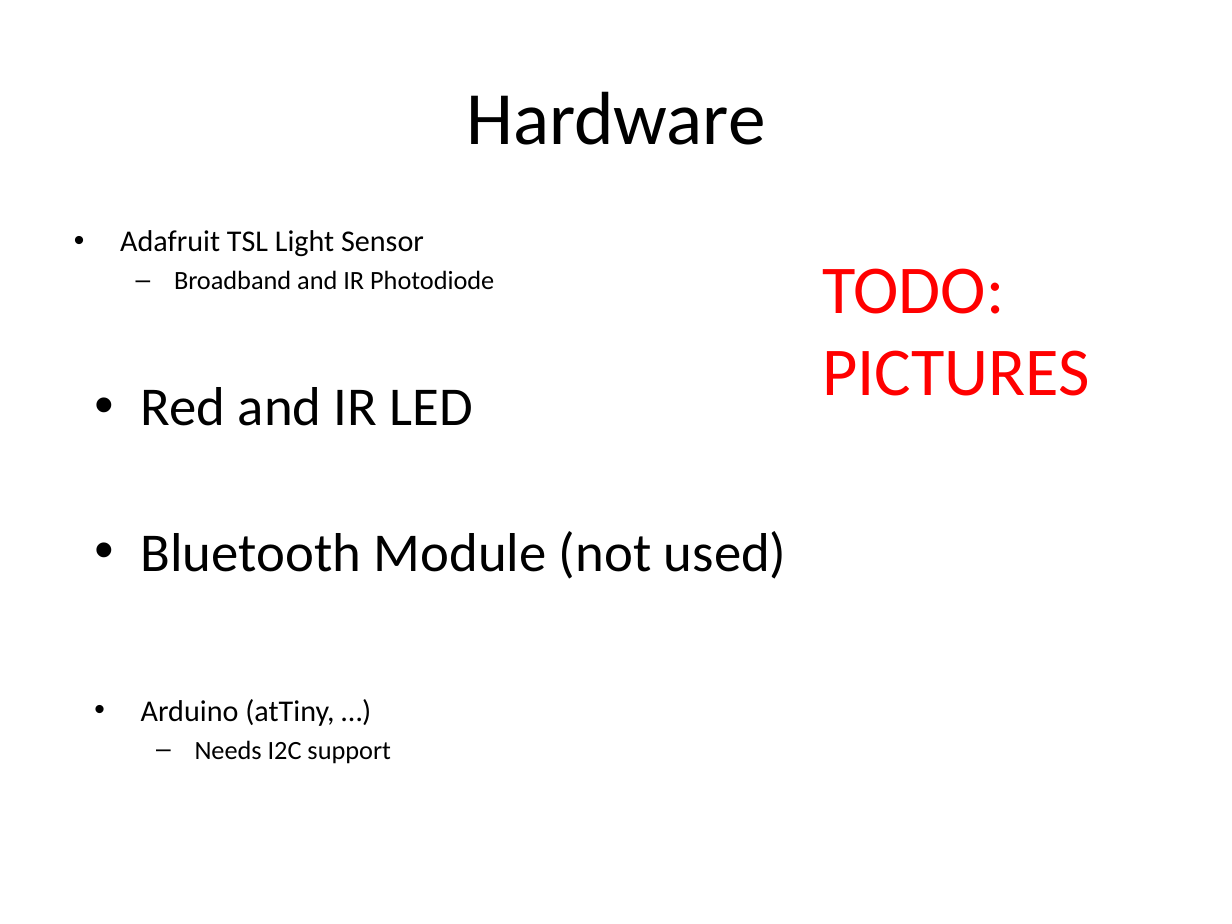
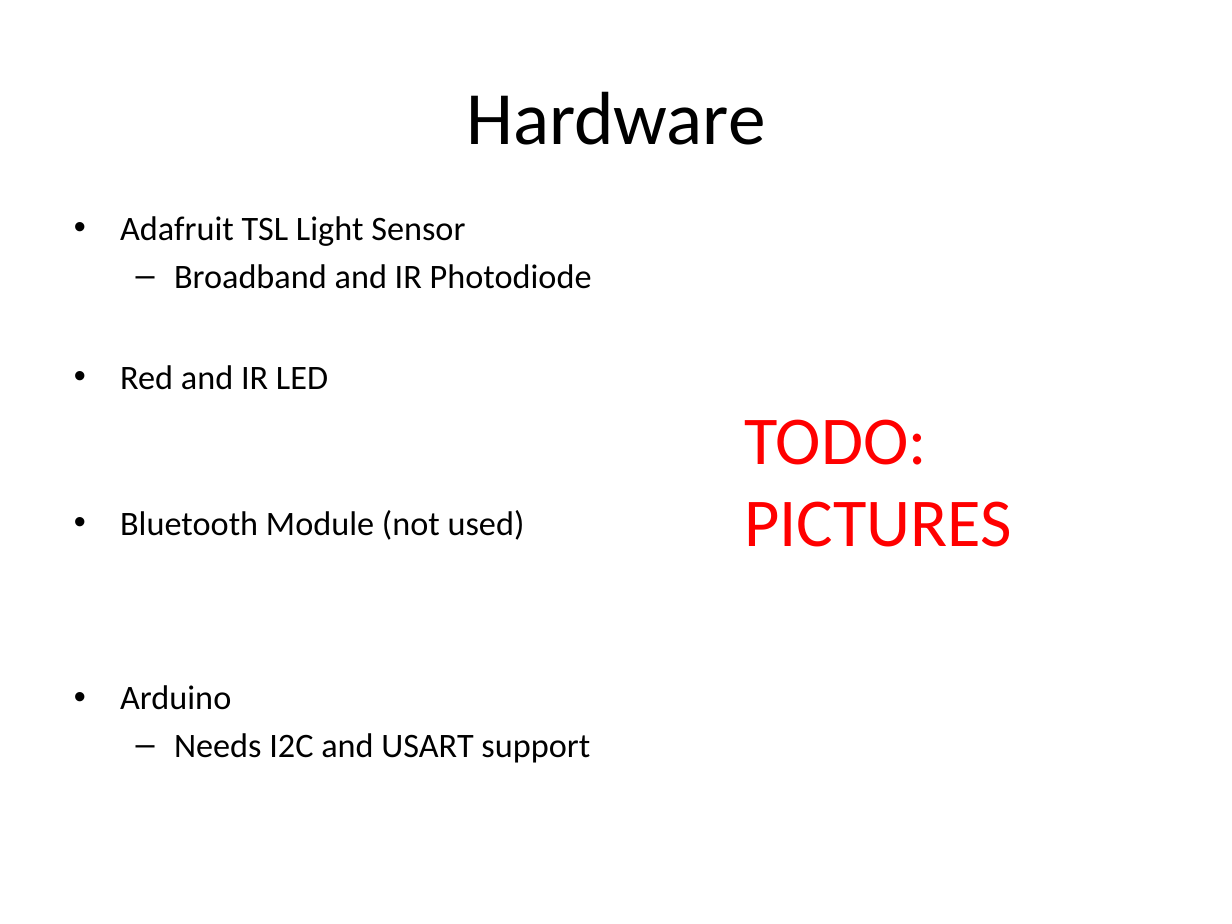
Before and after one commit to UbiquitousComputingSS14/Documentation, a slide deck: slide 5 of res/HeartRateMonitor.pptx (slide 4 before the commit). Drawn at 1232x924 pixels with LibreOffice and Linux fonts; fonts in the diff are those of the drawing. Boxes give left, top, right and bottom in pixels: in the first picture for what was removed or moved away, otherwise in the second. Text is boxed around its words. In the diff, an @@ line names an element or a change of style, - is before the commit and + after.

```diff
--- a/res/HeartRateMonitor.pptx
+++ b/res/HeartRateMonitor.pptx
@@ text "Adafruit TSL Light Sensor" moved from (x1=120, y1=230, x2=494, y2=290) to (x1=120, y1=216, x2=592, y2=289) @@
@@ text "Adafruit TSL Light Sensor" at (x1=120, y1=216, x2=592, y2=289): size 17.6 to 20 pt in "Adafruit TSL Light Sensor"; size 15.4 to 20 pt in "Broadband and IR Photodiode" @@
@@ text "Red and IR LED" moved from (x1=141, y1=387, x2=473, y2=426) to (x1=120, y1=365, x2=328, y2=390) @@
@@ text "Red and IR LED" at (x1=120, y1=365, x2=328, y2=390): size 32 to 20 pt; less space between paragraphs @@
@@ text "TODO:" moved from (x1=822, y1=268, x2=1090, y2=396) to (x1=744, y1=419, x2=1012, y2=547) @@
@@ text "Bluetooth Module (not used)" moved from (x1=141, y1=531, x2=787, y2=579) to (x1=120, y1=510, x2=525, y2=540) @@
@@ text "Bluetooth Module (not used)" at (x1=120, y1=510, x2=525, y2=540): size 32 to 20 pt; less space between paragraphs @@
@@ text at (x1=120, y1=685, x2=590, y2=763): text changed; size 17.6 to 20 pt @@
-• Arduino (atTiny, …)
-  – Needs I2C support
+• Arduino
+  – Needs I2C and USART support
```
Also in this commit, not shown: 12 other slides changed, 11 slides added, 4 slides removed, 1 other file.
